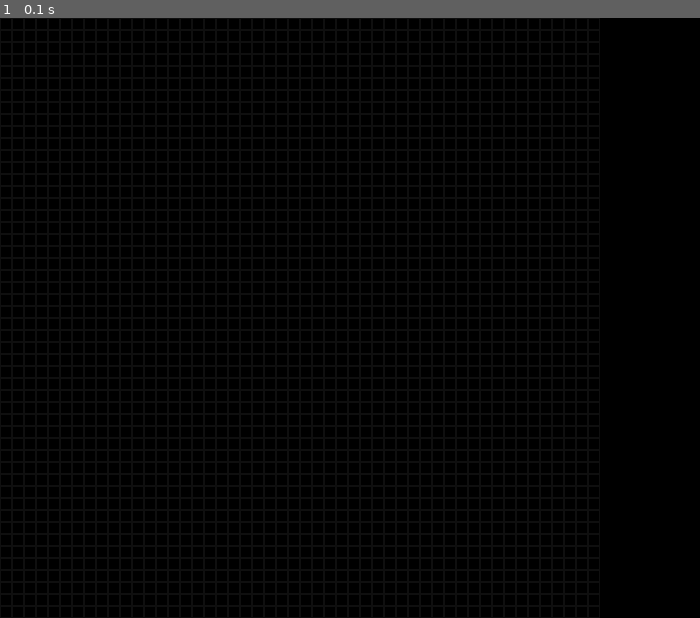
Above: before the commit, frame 1.
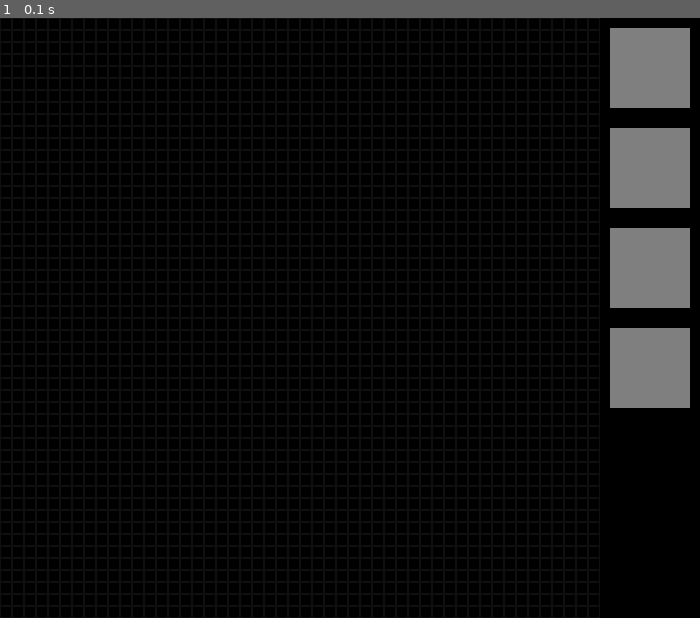
Above: after the commit, the same moment.

Repository: MatixTech404/pygame-of-life
Game: pygame game, started from src/main.py
Same seed, same stepped clock (60 frames per second), same inputs: the game is played once before the commit and once after it.
Inputs:
- Up to frame 1 (0.1 s): no input

The runs differ from the first frame. In frame 1, 6.1% of the frame differs, in the area x 87-99%, y 1-65%.

Commit message:
repaired placement and automatic evolving

Diff:
--- a/src/main.py
+++ b/src/main.py
@@ -13,13 +13,13 @@
 
 grid = WGrid(WINDOW, None, (0, 0), (600, 600), margin=1)
 
-buttons = [pg.Rect(610, 100*i-90, 80, 80) for i in range(4)]
+buttons = [pg.Rect(610, 100*i+10, 80, 80) for i in range(4)]
 actions = ['grid.evolve()', 'evolve = not evolve', 'grid.set_grid()', 'grid.set_random_grid()']
 
 clock = pg.time.Clock()
 evolve = False
 count = 0
-max_count = round(FPS / 0.1)
+max_count = 6
 run = True
 while run:
     for e in pg.event.get():
@@ -47,10 +47,14 @@
         count = 0
     elif evolve:
         count += 1
+    else:
+        count = 0
 
     WINDOW.fill(c.BLACK)
 
     grid.draw()
+    for i in buttons:
+        pg.draw.rect(WINDOW, c.GREY, i)
 
     pg.display.update()
     clock.tick(FPS)
